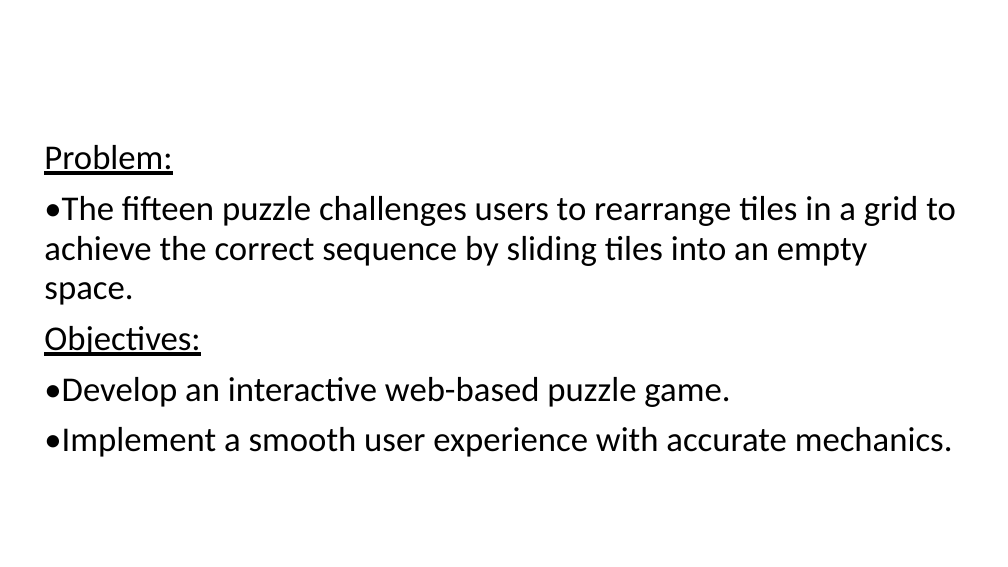
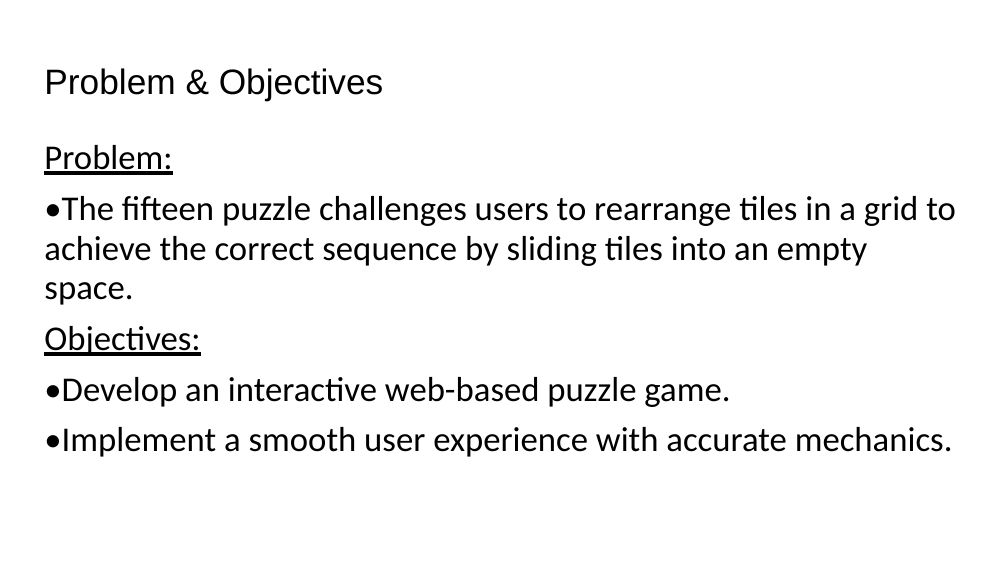
Before and after one commit to calebthang/web_pro_project3_ammarteam, a slide deck: slide 3 of Fifteen Puzzle Game Project.pptx (slide 2 before the commit). Drawn at 1008x567 pixels with LibreOffice and Linux fonts; fonts in the diff are those of the drawing. Boxes give left, top, right and bottom in pixels: in the first picture for what was removed or moved away, otherwise in the second. Text is boxed around its words. In the diff, an @@ line names an element or a change of style, - is before the commit and + after.

```diff
--- a/Fifteen Puzzle Game Project.pptx
+++ b/Fifteen Puzzle Game Project.pptx
@@ title added at bbox=[44, 68, 384, 100], 25.2 pt, text #000000 @@
+Problem & Objectives
```
Also in this commit, not shown: 1 slide added, 5 other files.
